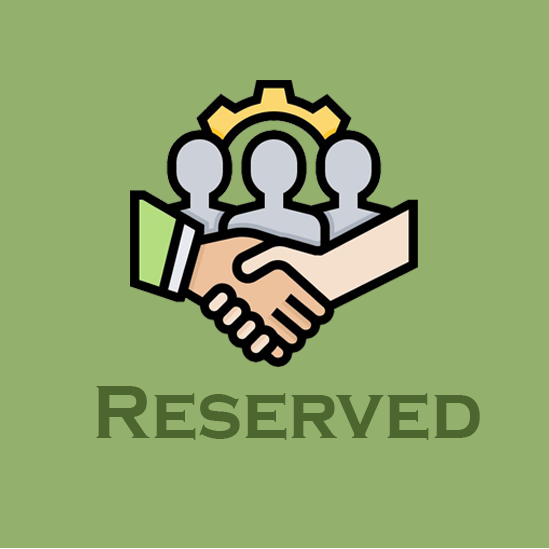
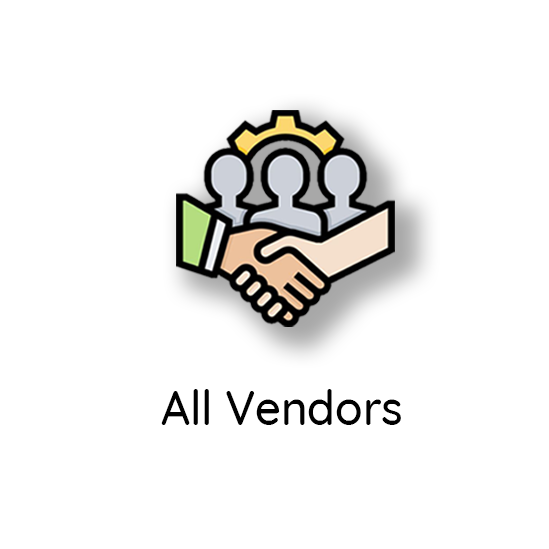
Layered file, before and after one edit (549px x 549px). Changes by layer:
painted on "Layer 3" over 130, 80, 418, 367
renamed "Reserved" to "All Vendors", painted on it over 96, 386, 480, 440
painted on "Rectangle 1" over 0, 0, 549, 548
